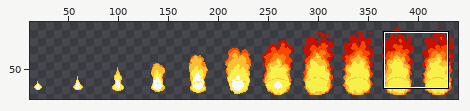
One commit to this sprite sheet: ressources/images/sprites/skills/canicule.png. The first picture is a wide view before the edit; the outline marks the close-up.
Close-up. The starting point:
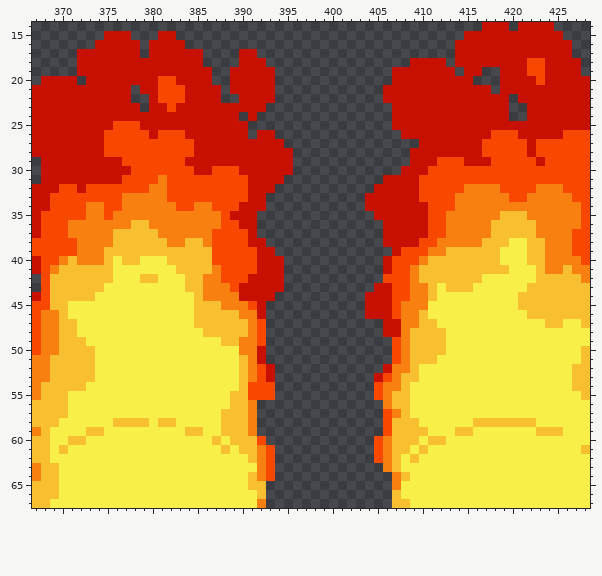
Colours within 5 levels of each other are drawn and written as one. Shown: x 367..428, y 14..67. The wide view leaves out empty margins. The commit also changed other parts of the picture, which this record leaves out.
After:
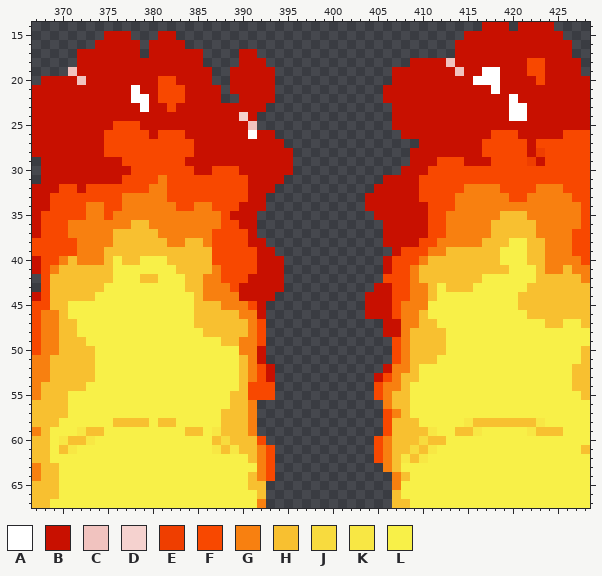
Palette (. is transparent): A #ffffff  B #c81000  C #f1c3bf  D #f5d2cf  E #ef3e00  F #f84800  G #f88010  H #f8c030  J #f8db3e  K #f8e744  L #f8f048
Change:
file 440x80 -> 880x160 pixels (blocks of 1x1 -> 2x2; one block is one cell here)
y 18: x 413 . -> C
y 19: x 371 . -> C; x 414 . -> C; x 417..418 .. -> AA
y 20: x 372 . -> C; x 416..418 ... -> AAA
y 21: x 378 . -> A; x 418 . -> A
y 22: x 378..379 .. -> AA; x 420 . -> A
y 23: x 379 . -> A; x 420..421 .. -> AA
y 24: x 390 . -> D; x 420..421 .. -> AA
y 25: x 391 . -> C
y 26: x 391 . -> A
y 28: x 423 F -> E
y 29: x 422 F -> E
y 58: x 415 L -> K; x 423 L -> K
y 59: x 372 L -> K; x 387 L -> K; x 411 L -> K; x 416 L -> K; x 422 L -> K
y 60: x 370 L -> K; x 373 L -> K; x 388 L -> J; x 410 L -> J
y 61: x 371 L -> K; x 387 L -> K; x 389 L -> K; x 409 L -> J; x 411 L -> K
y 62: x 408 L -> K; x 410 L -> K
